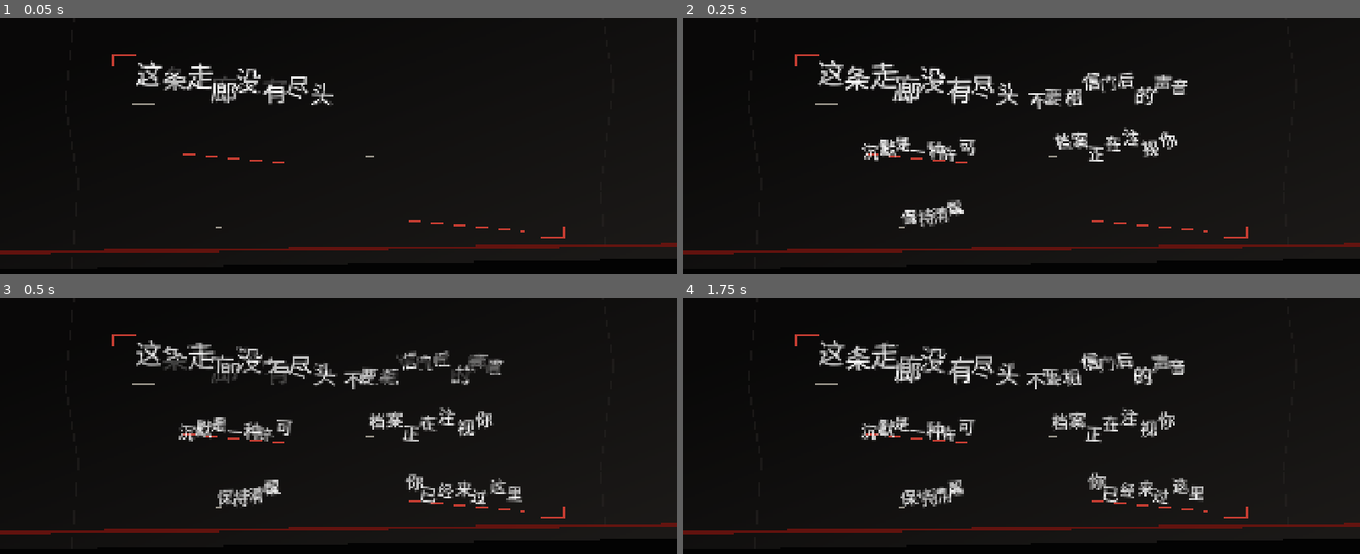
Above: before the commit, frames 1-4 (two rows, left to right).
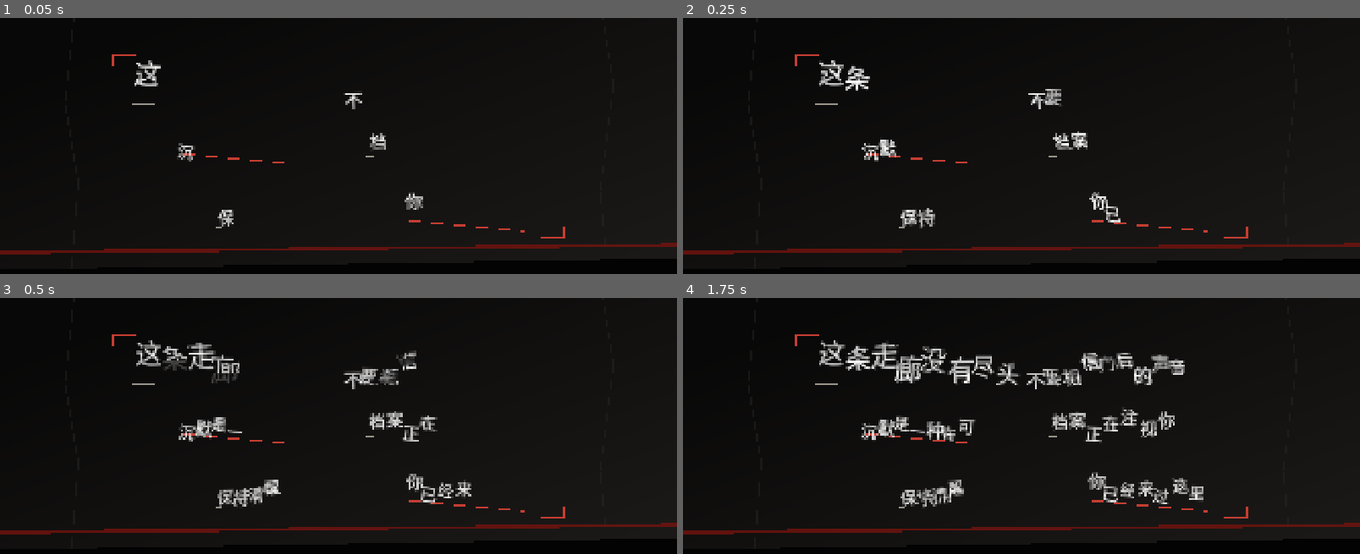
Above: after the commit, the same moments.

Repository: genshi-kotoba/Spine
Game: Godot game, scene res://scenes/floating_wall_text_demo.tscn
Two runs of this game, one before a commit and one after it. Both use one fixed random seed, a clock stepped at 60 frames per second and the inputs below. This scene is started directly instead of the project's main scene.
Inputs (mouse positions are in pixels of both pictures, inside the frame that each line leads up to):
- Up to frame 1 (0.05 s): no input
- Up to frame 2 (0.25 s): no input
- Up to frame 3 (0.5 s): no input
- Up to frame 4 (1.75 s): tap Enter at 0.5 s; move the mouse to (987, 500) at 0.52 s; hold Space (breathe) 0.53-1.28 s; hold D (move_right) from 0.53 s (still down); click (987, 500) at 0.67 s; move the mouse to (1224, 484) at 1.27 s; tap T (dialogue_t) at 1.35 s

The runs differ from the first frame. In frame 1, 2.1% of the frame differs, in the area x 19-63%, y 16-82%; in frame 2, 3.9%, in the area x 19-75%, y 16-83%; in frame 3, 2.3%; in frame 4, nothing differs.

Commit message:
feat(c3): stagger glitch glyph reveal

Diff:
--- a/Spine/scripts/components/FloatingWallText.gd
+++ b/Spine/scripts/components/FloatingWallText.gd
@@ -5,6 +5,7 @@
 ## 复用 main 分支的 glitch_char shader：逐字散落、切片错位、RGB 分离、闪烁和抖动。
 
 const GLITCH_SHADER := preload("res://assets/shaders/glitch_char.gdshader")
+const CHAR_INTERVAL_SEC := 0.15
 
 @export_group("Content")
 @export var phrases: PackedStringArray = PackedStringArray([
@@ -128,16 +129,19 @@
 func play_entrance() -> void:
 	for i in range(_entries.size()):
 		var holder := _entries[i]["holder"] as Node2D
-		holder.modulate.a = 0.0
-		holder.scale = Vector2(0.96, 0.96)
-		if entrance_duration <= 0.0:
-			holder.modulate.a = 1.0
-			holder.scale = Vector2.ONE
-			continue
-		var tween := create_tween()
-		tween.tween_interval(float(i) * entrance_stagger)
-		tween.tween_property(holder, "modulate:a", 1.0, entrance_duration).set_trans(Tween.TRANS_EXPO).set_ease(Tween.EASE_OUT)
-		tween.parallel().tween_property(holder, "scale", Vector2.ONE, entrance_duration).set_trans(Tween.TRANS_BACK).set_ease(Tween.EASE_OUT)
+		holder.modulate.a = 1.0
+		holder.scale = Vector2.ONE
+		for j in range(holder.get_child_count()):
+			var glyph := holder.get_child(j) as CanvasItem
+			if glyph == null:
+				continue
+			glyph.modulate.a = 0.0
+			if entrance_duration <= 0.0:
+				glyph.modulate.a = 1.0
+				continue
+			var tween := create_tween()
+			tween.tween_interval(float(j) * CHAR_INTERVAL_SEC)
+			tween.tween_property(glyph, "modulate:a", 1.0, entrance_duration).set_trans(Tween.TRANS_EXPO).set_ease(Tween.EASE_OUT)
 
 
 ## 供流程脚本控制整体淡入/淡出，不改变各条文字配置。
